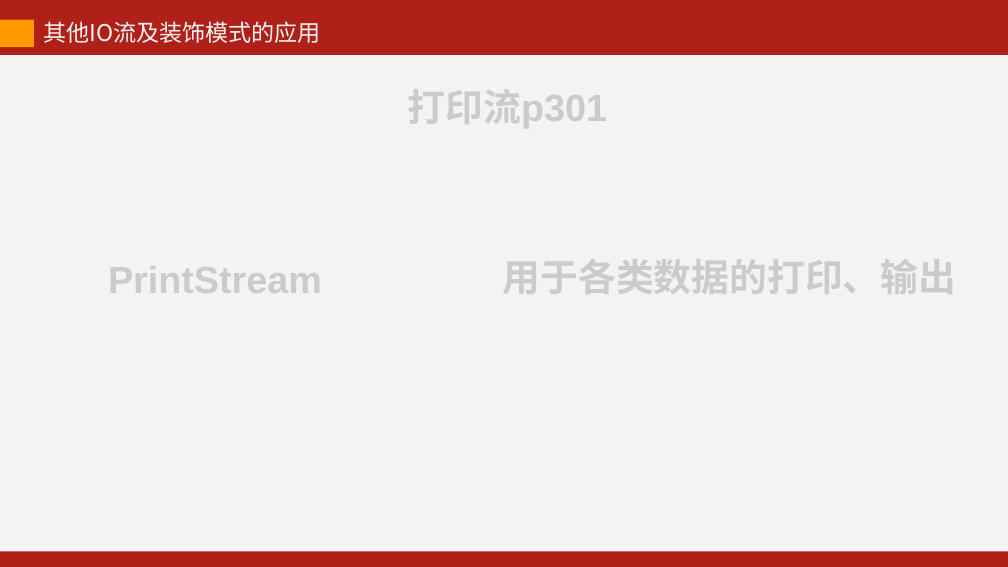
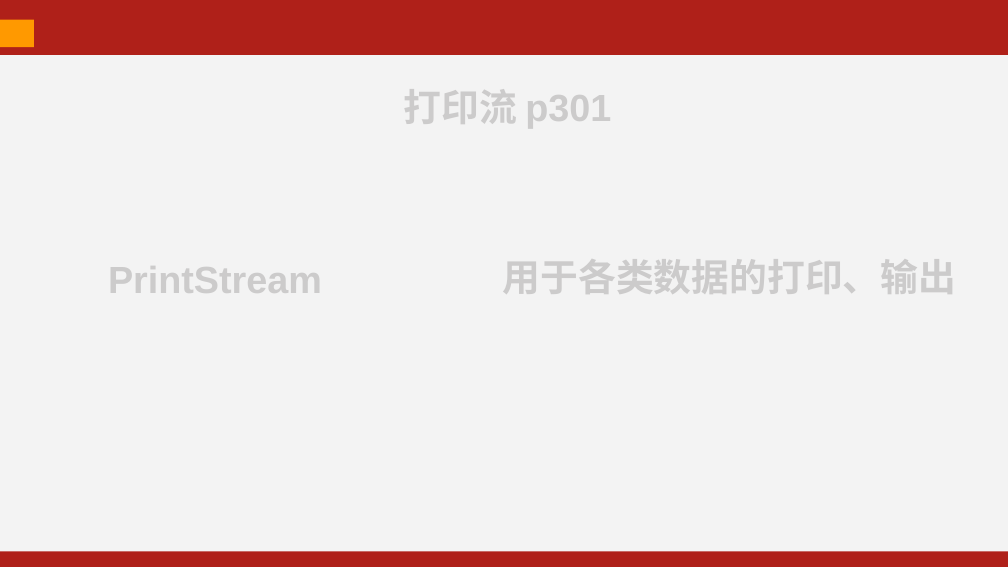
Before and after one commit to kevinjoyce/JavaCourseWare, a slide deck: slide 11 of PPT/每次课PPT/12 IO（输入输出）-2.pptx (slide 10 before the commit). Drawn at 1008x567 pixels with LibreOffice and Linux fonts; fonts in the diff are those of the drawing. Boxes give left, top, right and bottom in pixels: in the first picture for what was removed or moved away, otherwise in the second. Text is boxed around its words. In the diff, an @@ line names an element or a change of style, - is before the commit and + after.

```diff
--- a/PPT/每次课PPT/12 IO（输入输出）-2.pptx
+++ b/PPT/每次课PPT/12 IO（输入输出）-2.pptx
@@ text removed at (43, 21, 320, 43) @@
-其他IO流及装饰模式的应用
@@ text at (403, 78, 611, 133): spaces changed @@
-打印流p301
+打印流 p301
```
Also in this commit, not shown: 7 other slides changed, 5 slides added, 9 other files.
